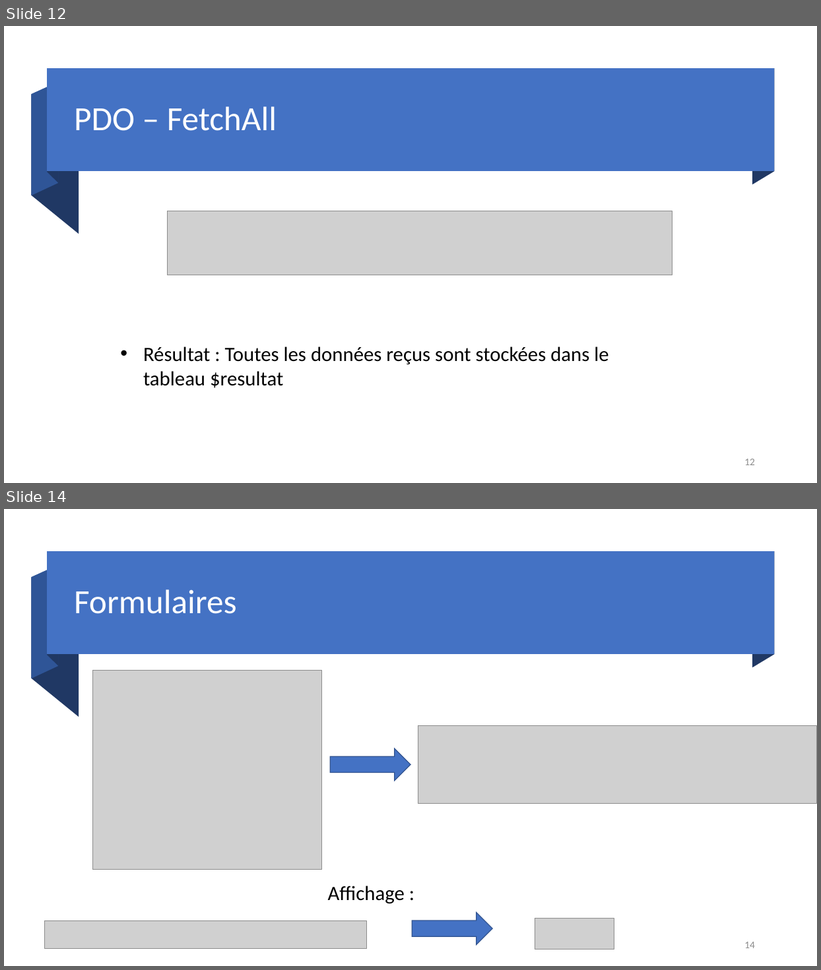
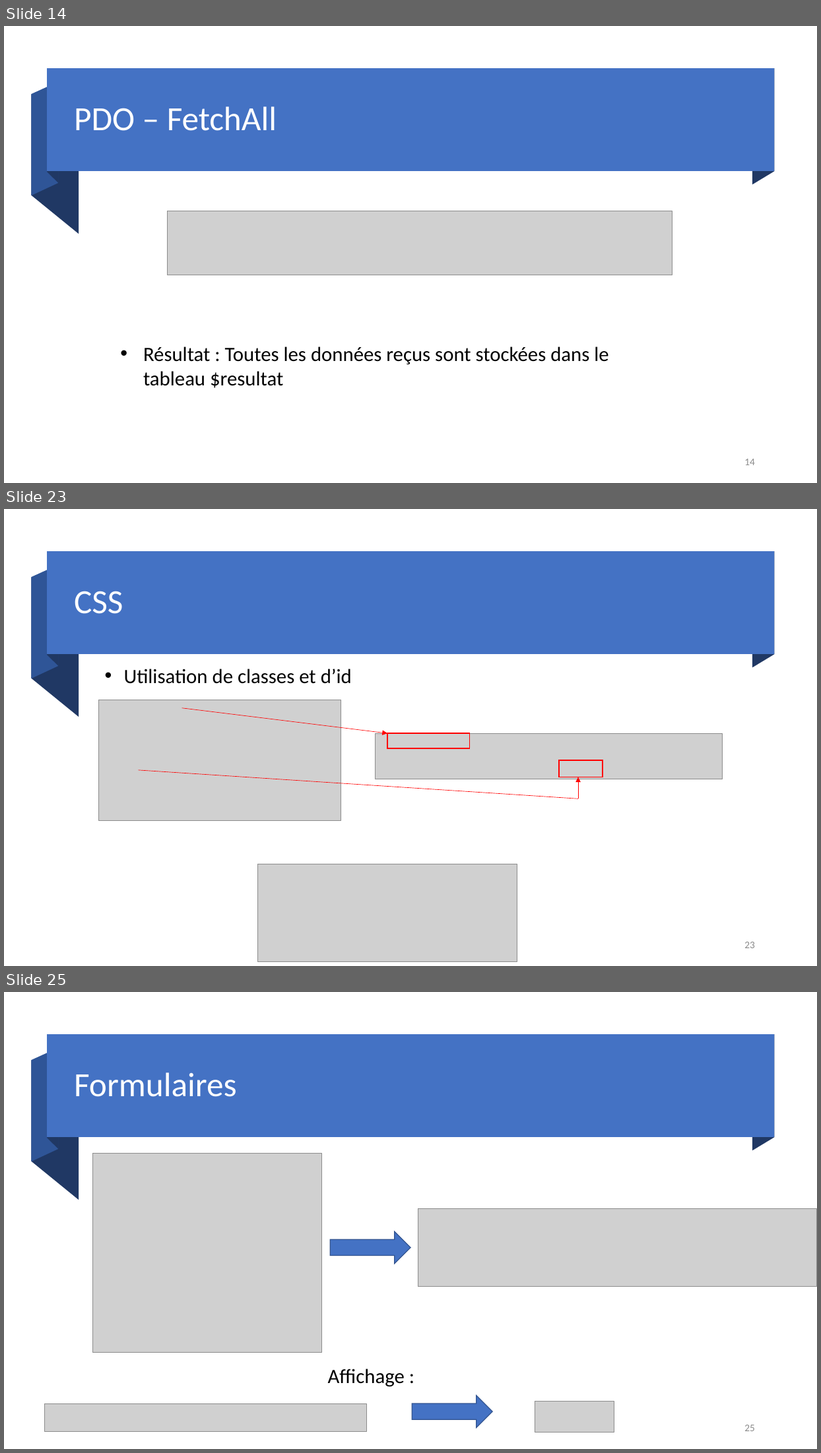
Before and after one commit to DylanMielot/FormationFormateur, a slide deck: Formation de formateur.pptx. Shown one above the other, each under a label of ours: slides 12 and 14 before the commit, slides 14, 23 and 25 after it; the slides between them are not shown. The pictures are 821x970 and 821x1453 pixels, drawn with LibreOffice and Linux fonts; fonts in the diff are those of the drawing; grey boxes stand for pictures. Boxes give left, top, right and bottom in pixels: in the first picture for what was removed or moved away, otherwise in the second. Text is boxed around its words. In the diff, an @@ line names an element or a change of style, - is before the commit and + after.

```diff
--- a/Formation de formateur.pptx
+++ b/Formation de formateur.pptx
@@ slide 23 added at <box>4,509,817,966</box>, background #FFFFFF @@
@@ freeform shape added at <box>32,565,58,679</box>, fill #2F5597 @@
@@ rectangle added at <box>47,552,774,655</box>, fill #4472C4 @@
@@ freeform shape added at <box>48,552,58,666</box>, fill #203864 @@
@@ freeform shape added at <box>752,552,774,668</box>, fill #203864 @@
@@ freeform shape added at <box>32,578,79,717</box>, fill #203864 @@
@@ title added at <box>74,591,123,614</box>, 40 pt, text #FFFFFF @@
+CSS
@@ text added at <box>124,669,352,684</box>, 24 pt, text #000000 @@
+• Utilisation de classes et d’id
@@ picture added at <box>98,700,341,821</box> @@
@@ arrow added from (182, 708) to (387, 733), #FF0000 0.5 pt @@
@@ picture added at <box>376,733,723,779</box> @@
@@ rectangle added at <box>387,733,470,749</box>, outline #FF0000 1 pt @@
@@ rectangle added at <box>559,760,603,777</box>, outline #FF0000 1 pt @@
@@ line added from (138, 770) to (579, 799), #FF0000 0.5 pt @@
@@ arrow added from (579, 799) to (579, 778), #FF0000 0.5 pt @@
@@ picture added at <box>257,864,517,962</box> @@
@@ page number added at <box>745,942,755,949</box>, 12 pt, text #8C8C8C @@
+23
@@ what was slide 12 is now slide 14 @@
@@ page number at <box>745,459,755,466</box>: text changed @@
-12
+14
@@ what was slide 14 is now slide 25 @@
@@ page number at <box>745,1425,755,1432</box>: text changed @@
-14
+25
```
Also in this commit, not shown: 1 slide changed, 11 other slides added.
